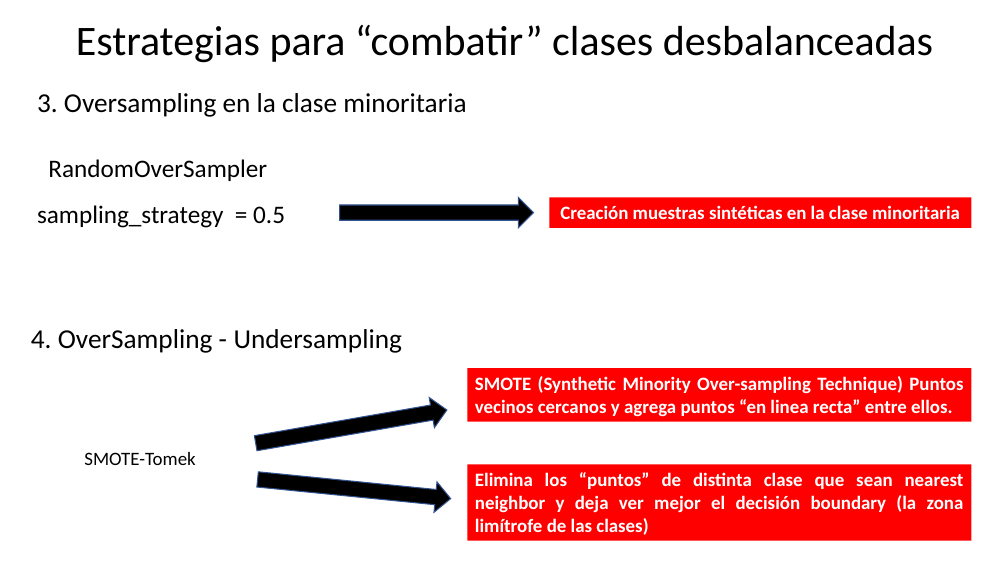
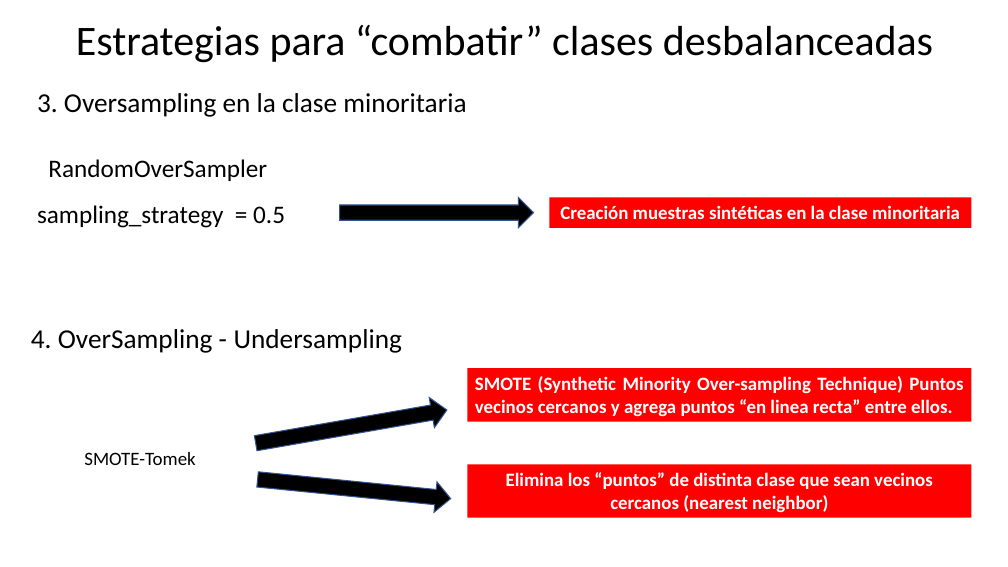
Before and after one commit to asasa293/limpieza_datos, a slide deck: slide 10 of TP3/TP3_Grupo12.pptx. Drawn at 1008x567 pixels with LibreOffice and Linux fonts; fonts in the diff are those of the drawing. Boxes give left, top, right and bottom in pixels: in the first picture for what was removed or moved away, otherwise in the second. Text is boxed around its words. In the diff, an @@ line names an element or a change of style, - is before the commit and + after.

```diff
--- a/TP3/TP3_Grupo12.pptx
+++ b/TP3/TP3_Grupo12.pptx
@@ rectangle "Elimina los “puntos” de distinta ..." resized from (x1=467, y1=464, x2=972, y2=541) to (x1=467, y1=464, x2=972, y2=518) @@
@@ text in rectangle at (x1=506, y1=472, x2=933, y2=513): text changed @@
-Elimina los “puntos” de distinta clase que sean nearest neighbor y deja ver mejor el decisión boundary (la zona limítrofe de las clases)
+Elimina los “puntos” de distinta clase que sean vecinos cercanos (nearest neighbor)
```
Also in this commit, not shown: 2 other slides changed, 2 slides added.
